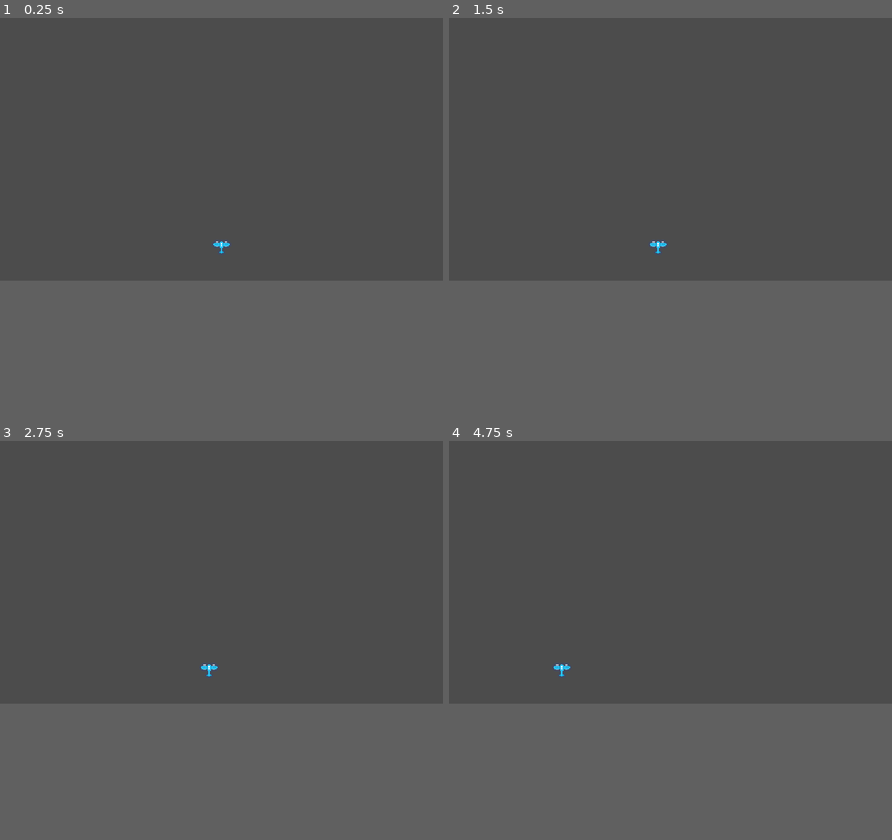
Above: before the commit, frames 1-4 (two rows, left to right).
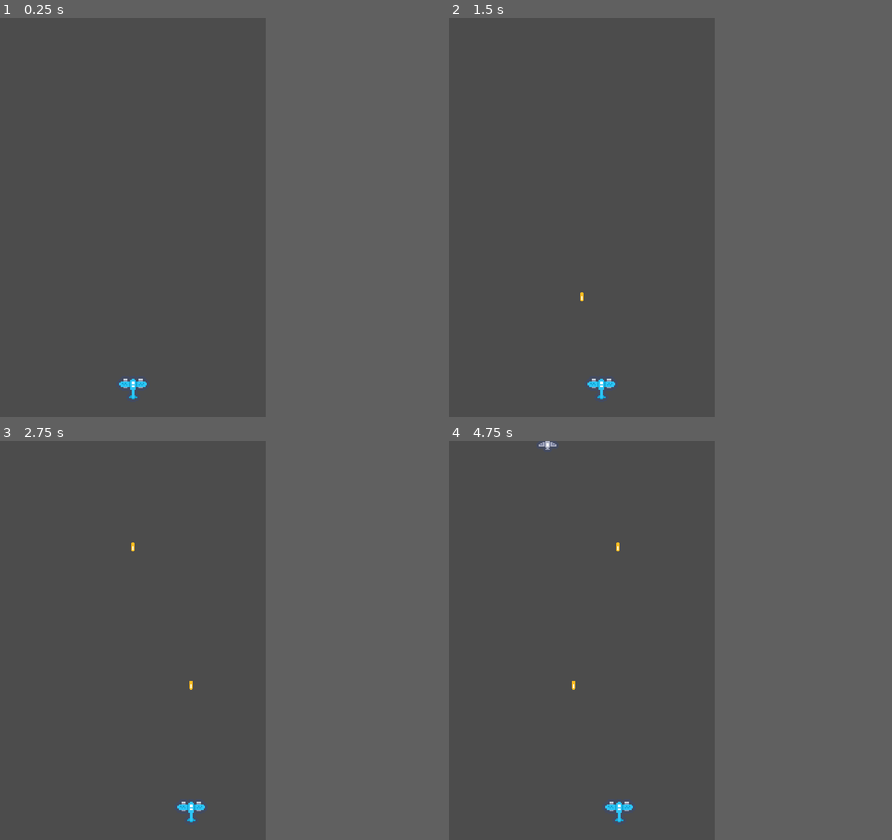
Above: after the commit, the same moments.

Repository: aandrosov0/ShmupGame
Game: Godot game, scene res://scenes/main.tscn
Same seed, same stepped clock (60 frames per second), same inputs: the game is played once before the commit and once after it.
Inputs (mouse positions are in pixels of both pictures, inside the frame that each line leads up to):
- Up to frame 1 (0.25 s): no input
- Up to frame 2 (1.5 s): tap Enter at 0.5 s; move the mouse to (767, 137) at 0.52 s; click (767, 137) at 0.67 s; tap Space at 1.25 s; drag from (581, 161) to (679, 249) at 1.27 s
- Up to frame 3 (2.75 s): move the mouse to (265, 512) at 2.02 s; click (265, 512) at 2.17 s
- Up to frame 4 (4.75 s): drag from (648, 624) to (537, 532) at 2.77 s; move the mouse to (803, 612) at 3.52 s; click (803, 612) at 3.67 s; drag from (537, 532) to (612, 672) at 4.27 s
In our replay, the window is 800x474 before the commit and 480x720 after it. These sizes can differ from the game's own. Grey fills any space a smaller window leaves; there, only what the larger window draws over its background counts as a difference.

The runs differ from the first frame. In frame 1, 0.2% of the frame differs, in the area x 26-52%, y 55-96%; in frame 2, 0.2%; in frame 3, 0.2%; in frame 4, 0.3%, in the area x 20-42%, y 0-96%.

Commit message:
remake controls

Diff:
--- a/project.godot
+++ b/project.godot
@@ -55,9 +55,21 @@
 
 [display]
 
-window/size/width=1080
-window/size/height=640
+window/size/width=480
+window/size/height=720
+window/dpi/allow_hidpi=true
+window/vsync/vsync_via_compositor=true
+window/handheld/orientation="portrait"
 window/stretch/mode="2d"
+window/stretch/aspect.Android="ignore"
+
+[input]
+
+drag={
+"deadzone": 0.5,
+"events": [ Object(InputEventMouseButton,"resource_local_to_scene":false,"resource_name":"","device":0,"alt":false,"shift":false,"control":false,"meta":false,"command":false,"button_mask":0,"position":Vector2( 0, 0 ),"global_position":Vector2( 0, 0 ),"factor":1.0,"button_index":1,"pressed":false,"doubleclick":false,"script":null)
+ ]
+}
 
 [layer_names]
 
--- /dev/null
+++ b/resources/animations/hit.tres
@@ -0,0 +1,29 @@
+[gd_resource type="Animation" format=2]
+
+[resource]
+resource_name = "hit"
+length = 2.3
+tracks/0/type = "value"
+tracks/0/path = NodePath("Sprite:material:shader_param/flash_modifier")
+tracks/0/interp = 1
+tracks/0/loop_wrap = true
+tracks/0/imported = false
+tracks/0/enabled = true
+tracks/0/keys = {
+"times": PoolRealArray( 0, 0.2, 0.4 ),
+"transitions": PoolRealArray( 1, 1, 1 ),
+"update": 0,
+"values": [ 0.0, 1.0, 0.0 ]
+}
+tracks/1/type = "value"
+tracks/1/path = NodePath("Sprite:self_modulate")
+tracks/1/interp = 1
+tracks/1/loop_wrap = true
+tracks/1/imported = false
+tracks/1/enabled = true
+tracks/1/keys = {
+"times": PoolRealArray( 0.5, 0.8, 1.1, 1.4, 1.7, 2, 2.3 ),
+"transitions": PoolRealArray( 1, 1, 1, 1, 1, 1, 1 ),
+"update": 0,
+"values": [ Color( 1, 1, 1, 1 ), Color( 1, 1, 1, 0 ), Color( 1, 1, 1, 1 ), Color( 1, 1, 1, 0 ), Color( 1, 1, 1, 1 ), Color( 1, 1, 1, 0 ), Color( 1, 1, 1, 1 ) ]
+}
--- a/scenes/main.tscn
+++ b/scenes/main.tscn
@@ -1,9 +1,28 @@
-[gd_scene load_steps=2 format=2]
+[gd_scene load_steps=3 format=2]
 
 [ext_resource path="res://scripts/main.gd" type="Script" id=1]
+[ext_resource path="res://scenes/enemy_level1.tscn" type="PackedScene" id=2]
 
 [node name="Main" type="Node2D"]
 script = ExtResource( 1 )
 
 [node name="SpawnPlayerPosition" type="Position2D" parent="."]
-position = Vector2( 540, 558 )
+position = Vector2( 240, 668 )
+
+[node name="Enemy" parent="." instance=ExtResource( 2 )]
+position = Vector2( 257, -295 )
+
+[node name="Enemy2" parent="." instance=ExtResource( 2 )]
+position = Vector2( 93, -295 )
+
+[node name="Enemy3" parent="." instance=ExtResource( 2 )]
+position = Vector2( 178, -233 )
+
+[node name="Enemy4" parent="." instance=ExtResource( 2 )]
+position = Vector2( 240, -476 )
+
+[node name="Enemy5" parent="." instance=ExtResource( 2 )]
+position = Vector2( 93, -470 )
+
+[node name="Enemy6" parent="." instance=ExtResource( 2 )]
+position = Vector2( 93, -470 )
--- a/scenes/player_level1.tscn
+++ b/scenes/player_level1.tscn
@@ -1,27 +1,88 @@
-[gd_scene load_steps=4 format=2]
+[gd_scene load_steps=8 format=2]
 
 [ext_resource path="res://scripts/player.gd" type="Script" id=1]
 [ext_resource path="res://resources/sprites/Ships/ship_0004.png" type="Texture" id=2]
+[ext_resource path="res://shaders/hit.gdshader" type="Shader" id=3]
+[ext_resource path="res://resources/animations/hit.tres" type="Animation" id=4]
 
 [sub_resource type="RectangleShape2D" id=1]
 extents = Vector2( 12, 9.5 )
 
+[sub_resource type="ShaderMaterial" id=3]
+shader = ExtResource( 3 )
+shader_param/flash_color = Color( 1, 1, 1, 1 )
+shader_param/flash_modifier = 0.0
+
+[sub_resource type="Animation" id=4]
+length = 0.001
+tracks/0/type = "value"
+tracks/0/path = NodePath("Sprite:material:shader")
+tracks/0/interp = 1
+tracks/0/loop_wrap = true
+tracks/0/imported = false
+tracks/0/enabled = true
+tracks/0/keys = {
+"times": PoolRealArray( 0 ),
+"transitions": PoolRealArray( 1 ),
+"update": 0,
+"values": [ ExtResource( 3 ) ]
+}
+tracks/1/type = "value"
+tracks/1/path = NodePath("Sprite:material:shader_param/flash_modifier")
+tracks/1/interp = 1
+tracks/1/loop_wrap = true
+tracks/1/imported = false
+tracks/1/enabled = true
+tracks/1/keys = {
+"times": PoolRealArray( 0 ),
+"transitions": PoolRealArray( 1 ),
+"update": 0,
+"values": [ 0.0 ]
+}
+tracks/2/type = "value"
+tracks/2/path = NodePath("Sprite:material:shader_param/flash_color")
+tracks/2/interp = 1
+tracks/2/loop_wrap = true
+tracks/2/imported = false
+tracks/2/enabled = true
+tracks/2/keys = {
+"times": PoolRealArray( 0 ),
+"transitions": PoolRealArray( 1 ),
+"update": 0,
+"values": [ Color( 1, 1, 1, 1 ) ]
+}
+tracks/3/type = "value"
+tracks/3/path = NodePath("Sprite:self_modulate")
+tracks/3/interp = 1
+tracks/3/loop_wrap = true
+tracks/3/imported = false
+tracks/3/enabled = true
+tracks/3/keys = {
+"times": PoolRealArray( 0 ),
+"transitions": PoolRealArray( 1 ),
+"update": 0,
+"values": [ Color( 1, 1, 1, 1 ) ]
+}
+
 [node name="Player" type="Area2D"]
-scale = Vector2( 2, 2 )
+scale = Vector2( 2.5, 2.5 )
 collision_layer = 4
 collision_mask = 2
 script = ExtResource( 1 )
-_health = 1
+_health = 3
 _speed = 300.0
+invicible = false
 
 [node name="CollisionShape2D" type="CollisionShape2D" parent="."]
 position = Vector2( 0, 0.5 )
 shape = SubResource( 1 )
 
 [node name="Sprite" type="Sprite" parent="."]
+material = SubResource( 3 )
 texture = ExtResource( 2 )
 
 [node name="ShootTimer" type="Timer" parent="."]
+autostart = true
 
 [node name="BulletSpawnPosition2D" type="Position2D" parent="."]
 light_mask = 4
@@ -31,3 +92,7 @@
 [node name="VisibilityNotifier2D" type="VisibilityNotifier2D" parent="."]
 position = Vector2( -1.19209e-07, 0.5 )
 scale = Vector2( 1.2, 0.95 )
+
+[node name="AnimationPlayer" type="AnimationPlayer" parent="."]
+anims/RESET = SubResource( 4 )
+anims/hit = ExtResource( 4 )
--- a/scripts/bullet.gd
+++ b/scripts/bullet.gd
@@ -11,8 +11,9 @@
 	position.y += speed * delta
 
 func _on_area_entered(area):
-	area.hit(damage)
-	queue_free()
+	if area.invicible:
+		area.hit(damage)
+		queue_free()
 
 func reverse():
 	speed *= -1
--- a/scripts/enemy.gd
+++ b/scripts/enemy.gd
@@ -1,8 +1,14 @@
 extends Ship
 class_name Enemy
+
+func _ready():
+	$VisibilityNotifier2D.connect("screen_entered", self, "_on_screen_entered")
 
 func _physics_process(delta):
 	position.y += _speed * delta
 
+func _on_screen_entered():
+	$ShootTimer.start()
+
 func _on_shoot_timeout():
 	._shoot("res://scenes/bullet_level1.tscn", false, $BulletSpawnPosition2D.global_position)
--- a/scripts/player.gd
+++ b/scripts/player.gd
@@ -1,21 +1,20 @@
 extends Ship
 class_name Player
+
+var drag = false
 
 func _ready():
 	connect("area_entered", self, "_on_area_entered")
 
-func _physics_process(delta):
+func _physics_process(_delta):
+	_check_borders(get_viewport_rect().size.x)
 
-	if Input.is_mouse_button_pressed(BUTTON_LEFT):
-		_movement(delta)
+func _input(event):
+	if event is InputEventMouseButton:
+		drag = true if event.pressed else false
 
-func _movement(delta):
-	var max_size = get_viewport_rect().size.x
-	var click_position = max_size / 2 - get_viewport().get_mouse_position().x
-	var direction_x = 1 if click_position <= 1 else -1
-
-	position.x += direction_x * _speed * delta
-	_check_borders(max_size)
+	if event is InputEventMouseMotion and drag:
+		position.x += event.relative.x
 
 func _check_borders(border_size):
 	var player_size = $CollisionShape2D.shape.extents.x * scale.x
@@ -26,3 +25,13 @@
 
 func _on_shoot_timeout():
 	._shoot("res://scenes/bullet_level1.tscn", true, $BulletSpawnPosition2D.global_position)
+
+func hit(damage):
+	if invicible:
+		.hit(damage)
+
+		$AnimationPlayer.play("hit")
+		invicible = true
+
+		yield($AnimationPlayer, "animation_finished")
+		invicible = false
--- a/scripts/ship.gd
+++ b/scripts/ship.gd
@@ -3,6 +3,8 @@
 
 export(int) var _health
 export(float) var _speed
+
+export(bool) var invicible = true
 
 func _ready():
 	$ShootTimer.connect("timeout", self, "_on_shoot_timeout")
--- /dev/null
+++ b/shaders/hit.gdshader
@@ -0,0 +1,10 @@
+shader_type canvas_item;
+
+uniform vec4 flash_color : hint_color = vec4(1.0);
+uniform float flash_modifier : hint_range(0.0, 1.0) = 0.0;
+
+void fragment() {
+	vec4 color = texture(TEXTURE, UV);
+	color.rgb = mix(color.rgb, flash_color.rgb, flash_modifier);
+	COLOR = color;
+}
Not shown, added: export_presets.cfg
